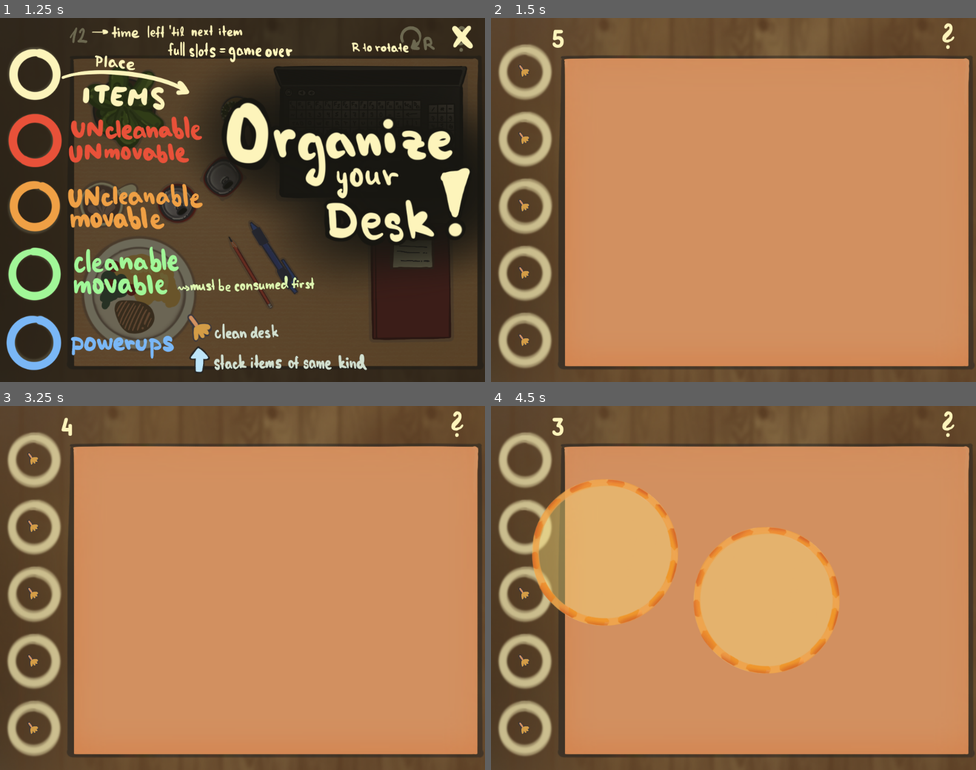
Above: before the commit, frames 1-4 (two rows, left to right).
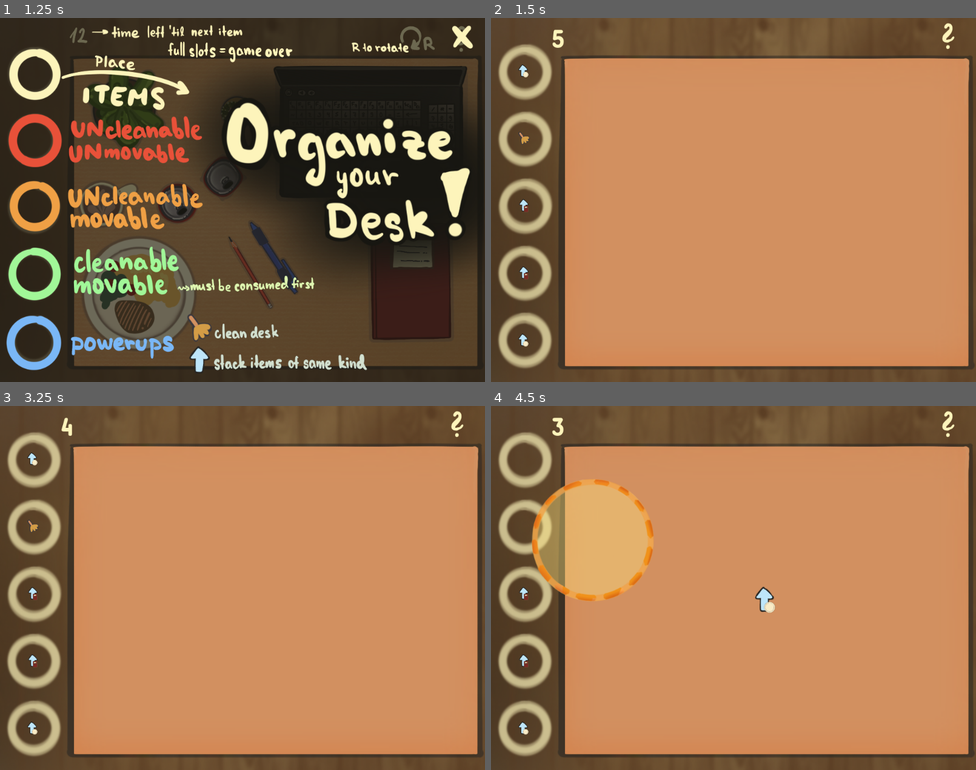
Above: after the commit, the same moments.

Repository: Nekaque/GJTraining
Game: Godot game, scene res://scenes/menu.tscn
Two runs of this game, one before a commit and one after it. Both use one fixed random seed, a clock stepped at 60 frames per second and the inputs below.
Inputs (mouse positions are in pixels of both pictures, inside the frame that each line leads up to):
- Up to frame 1 (1.25 s): click (242, 167) at 0.5 s
- Up to frame 2 (1.5 s): click (951, 36) at 1.25 s
- Up to frame 3 (3.25 s): click (460, 424) at 2 s; click (460, 424) at 2.75 s
- Up to frame 4 (4.5 s): tap Enter at 3.5 s; drag from (524, 460) to (767, 598) at 3.52 s; drag from (524, 529) to (767, 598) at 4.27 s

Frame 1 is identical in both runs. In frame 2, 0.2% of the frame differs, in the area x 5-8%, y 12-91%; in frame 3, 0.2%; in frame 4, 14%, in the area x 5-72%, y 20-91%.

Commit message:
cleaning

Diff:
--- a/scripts/collision_handler.gd
+++ b/scripts/collision_handler.gd
@@ -4,6 +4,8 @@
 var tutorial = true
 var music
 var sfx
+
+var collided = []
 
 func _on_music_ready() -> void:
 	$Music.volume_db = 0
--- a/scripts/item.gd
+++ b/scripts/item.gd
@@ -1,9 +1,11 @@
 extends Area2D
 
 var mouse_in = false
-var movable = true
 var init_pos = null
 var on_table = false
+var movable = true
+var cleanable = true
+var stackable = false
 var from = -1
 var animations = ['steak', 'book', 'coffee', 'can', 'pc', 'cactus', 'pencil', 'pen', 'plant', 'steak_up','book_up', 'coffee_up', 'can_up', 'cleanup']
 @onready var colliders = [$PlateCollider, $BookCollider, $CoffeeCollider, $CanCollider, $PcCollider, $CactusCollider, $PencilCollider,
@@ -12,6 +14,11 @@
 var type = -1
 var hover = load("res://assets/buttons/hand_hover.png")
 var default = load("res://assets/buttons/hand_default.png")
+var collided = false
+var is_cleanable = [true, false, true, true, false, false, false, false, false, false, false, false, false, false]
+var is_movable = [true, true, true, true, false, false, true, true, true, false, false, false, false, false]
+var is_stackable = [true, true, true, true, false, false, false, false, false, false, false, false, false, false]
+
 
 
 func _ready() -> void: pass
@@ -28,10 +35,14 @@
 	#print('entered: ', area.name)
 	#print('collisions: ', Coll.collisions)
 	#print('from: ', from)
-	if area.is_in_group('Items'): Coll.collisions +=1
+	if area.is_in_group('Items'):
+		collided  = true
+		Coll.collisions +=1
 
 func _on_area_exited(area: Area2D) -> void:
-	if area.is_in_group('Items'): Coll.collisions -=1
+	if area.is_in_group('Items'):
+		collided = false
+		Coll.collisions -=1
 
 func _on_table_colider_area_entered(area: Area2D) -> void:
 	if (area.name == 'Table'): on_table = true
@@ -45,6 +56,8 @@
 	sprite.animation = animations[num]
 	for collider in colliders: collider.disabled = true
 	colliders[num].disabled = false
+	cleanable = is_cleanable[num]
+	stackable = is_stackable[num]
 	position = Vector2(70, i*142 + 112)
 	init_pos = position
 	from = i
@@ -64,4 +77,4 @@
 
 
 func _on_sprite_animation_finished() -> void:
-	if type!= 4: movable = true
+	movable = is_movable[type]
--- a/scripts/main.gd
+++ b/scripts/main.gd
@@ -9,7 +9,7 @@
 var time
 var scale
 var random = RandomNumberGenerator.new()
-var probs = [0, 0, 0, 0, 0, 0, 0, 0 ,0, 1, 1, 1,1, 100]
+var probs = [0, 0, 0, 0, 0, 0, 0, 0 ,0, 1, 1, 1,1, 1]
 var shake = false
 var holding = load("res://assets/buttons/hand_holding.png")
 var default = load("res://assets/buttons/hand_default.png")
@@ -75,6 +75,7 @@
 func _input(event: InputEvent) -> void:
 	if event is InputEventMouseButton and event.button_index == MOUSE_BUTTON_LEFT:
 		if event.is_action_pressed('click'):
+			#print(items)
 			if (!dragging):
 				for it in items:
 					if it.mouse_in:
@@ -88,19 +89,22 @@
 		elif dragging:
 			Input.set_custom_mouse_cursor(default, 0, Vector2(2,2))
 			if Coll.collisions >= 1 or !dragging.on_table:
-				dragging.position = dragging.init_pos
-				if (dragging.from >= 0): dragging.global_scale = Vector2(0.4,0.4)
-				if (dragging.type == 13): dragging.first_frame()
-				dragging = null
+				if dragging.type == 13: clean()
+				else:
+					dragging.position = dragging.init_pos
+					if (dragging.from >= 0): dragging.global_scale = Vector2(0.4,0.4)
+					if (dragging.type == 13): dragging.first_frame()
+					dragging = null
 			else:
 				dragging.init_pos = dragging.position
-				if (dragging.from >= 0):
+				if dragging.type == 13: clean()
+				elif (dragging.from >= 0):
 					score+=1
 					if (score%5 == 0): time -= 1
 					$End/Score.text = str(score)
 					occupied[dragging.from] = false
 					dragging.placed()
-				dragging = null
+					dragging = null
 	if (event.is_action_pressed("rotate") and dragging): dragging.rotate(deg_to_rad(90))
 
 
@@ -126,6 +130,18 @@
 	tut(false)
 
 
+func clean():
+	occupied[dragging.from] = false
+	var legit = []
+	var free = []
+	for it in items:
+		if (it.collided and it.cleanable) or it == dragging: free.append(it)
+		else: legit.append(it)
+	for it in free: it.queue_free()
+	dragging = null
+	items = legit
+	Coll.collisions = 0
+
 func _on_button_pressed() -> void:
 	get_tree().paused = false
 	while len(items) > 0:
Binary file changed: assets/cleanup.png
